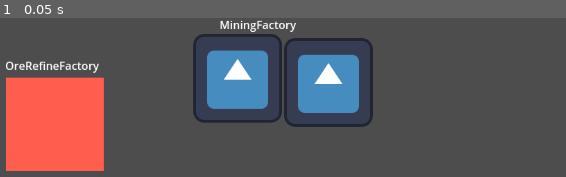
Above: before the commit, frame 1.
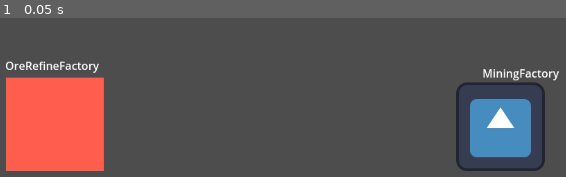
Above: after the commit, the same moment.

Repository: dethland/AFKGODOT
Game: Godot game, scene res://Tests/facility_play_ground.tscn
Same seed, same stepped clock (60 frames per second), same inputs: the game is played once before the commit and once after it. The project has no main scene, so this scene is started directly. The engine's default icon, where the game draws it, is replaced by a stand-in: a white triangle on a blue panel in a dark square.
Inputs:
- Up to frame 1 (0.05 s): no input

The runs differ from the first frame. In frame 1, 16% of the frame differs, in the area x 34-99%, y 1-97%.

Commit message:
HR work with facility

Diff:
--- a/Game/Scripts/BuildingRelated/Facility.gd
+++ b/Game/Scripts/BuildingRelated/Facility.gd
@@ -50,8 +50,7 @@
 func send_people_to(target_id, int_value):
 	# set int_value of colonist to the target_id
 	# for now only do debug print
-	print("I am house %s, I will send %s to facility #s" % \
-	[ID, int_value, target_id])
+	print("I am house %s, I will send %s people to facility %s" % [ID, int_value, target_id])
 
 func colonist_enter(colonist):
 	colonist.queue_free()
--- a/Game/Scripts/Sub-brain/HumanResource.gd
+++ b/Game/Scripts/Sub-brain/HumanResource.gd
@@ -3,6 +3,7 @@
 
 var unfinished_requests = [] # [[target_id, colonists_needed], ...]
 var out_requests = [] # [[house_id, target_id, colonists_needed], ...]
+var test_out_requests = [[1, 2, 2]]
 
 var houses = [] # to acess all the house data, you need to call FS.get_houses_list()
 
@@ -27,12 +28,20 @@
 					out_requests.append([house.get_id(), request[0], colonists_needed])
 					house.set_population(0)
 	unfinished_requests.clear()
-	send_out_requests()
+	send_out_requests(null)
 
 
 # send fufilled requests to houses
-func send_out_requests():
+func send_out_requests(overide):
+	if overide != null:
+		out_requests = overide
 	for request in out_requests:
 		var house : Facility = FS.get_facility_by_id(request[0])
+		print("the house " + house.name)
 		house.send_people_to(request[1], request[2])
 	out_requests.clear()
+
+func _process(delta):
+	if Input.is_action_just_pressed("ui_accept"):
+		print("requst sent")
+		send_out_requests(test_out_requests)
--- a/Game/Tests/facility_play_ground.tscn
+++ b/Game/Tests/facility_play_ground.tscn
@@ -1,16 +1,41 @@
-[gd_scene load_steps=4 format=3 uid="uid://be3c5vdxyma7n"]
+[gd_scene load_steps=8 format=3 uid="uid://be3c5vdxyma7n"]
 
 [ext_resource type="PackedScene" uid="uid://cvmfrw4yqltdw" path="res://Building/mining_factory.tscn" id="1_jhpsh"]
 [ext_resource type="PackedScene" uid="uid://dc2x5hvkosyre" path="res://Building/ore_refine_factory.tscn" id="2_sluuv"]
-[ext_resource type="PackedScene" uid="uid://sce8bxj7mrpk" path="res://Colonist/Colonist.tscn" id="3_j2bcv"]
+[ext_resource type="Script" path="res://Scripts/Sub-brain/HumanResource.gd" id="4_a7dqf"]
+[ext_resource type="Script" path="res://Scripts/NaviRelated/NaviServer.gd" id="4_vmu76"]
+
+[sub_resource type="PhysicsMaterial" id="PhysicsMaterial_fcvgo"]
+
+[sub_resource type="RectangleShape2D" id="RectangleShape2D_4dngr"]
+size = Vector2(2146, 20)
+
+[sub_resource type="NavigationPolygon" id="NavigationPolygon_m5msy"]
+vertices = PackedVector2Array(79, 46, 69, -27, 1044, -10, 1045, 220, 78, 222)
+polygons = [PackedInt32Array(0, 1, 2, 3), PackedInt32Array(0, 3, 4)]
+outlines = [PackedVector2Array(79, 46, 78, 222, 1045, 220, 1044, -10, 69, -27)]
 
 [node name="FacilityPlayGround" type="Node2D"]
 
 [node name="MiningFactory" parent="." instance=ExtResource("1_jhpsh")]
-position = Vector2(432, 87)
+position = Vector2(811, 157)
 
 [node name="OreRefineFactory" parent="." instance=ExtResource("2_sluuv")]
 position = Vector2(96, 86)
 
-[node name="Colonist" parent="." instance=ExtResource("3_j2bcv")]
-position = Vector2(513, 93)
+[node name="StaticBody2D" type="StaticBody2D" parent="."]
+physics_material_override = SubResource("PhysicsMaterial_fcvgo")
+
+[node name="CollisionShape2D" type="CollisionShape2D" parent="StaticBody2D"]
+position = Vector2(627, 232)
+shape = SubResource("RectangleShape2D_4dngr")
+
+[node name="NaviServer" type="Node2D" parent="."]
+script = ExtResource("4_vmu76")
+navi_region = NodePath("../NavigationRegion2D")
+
+[node name="HumanResource" type="Node" parent="."]
+script = ExtResource("4_a7dqf")
+
+[node name="NavigationRegion2D" type="NavigationRegion2D" parent="."]
+navigation_polygon = SubResource("NavigationPolygon_m5msy")
